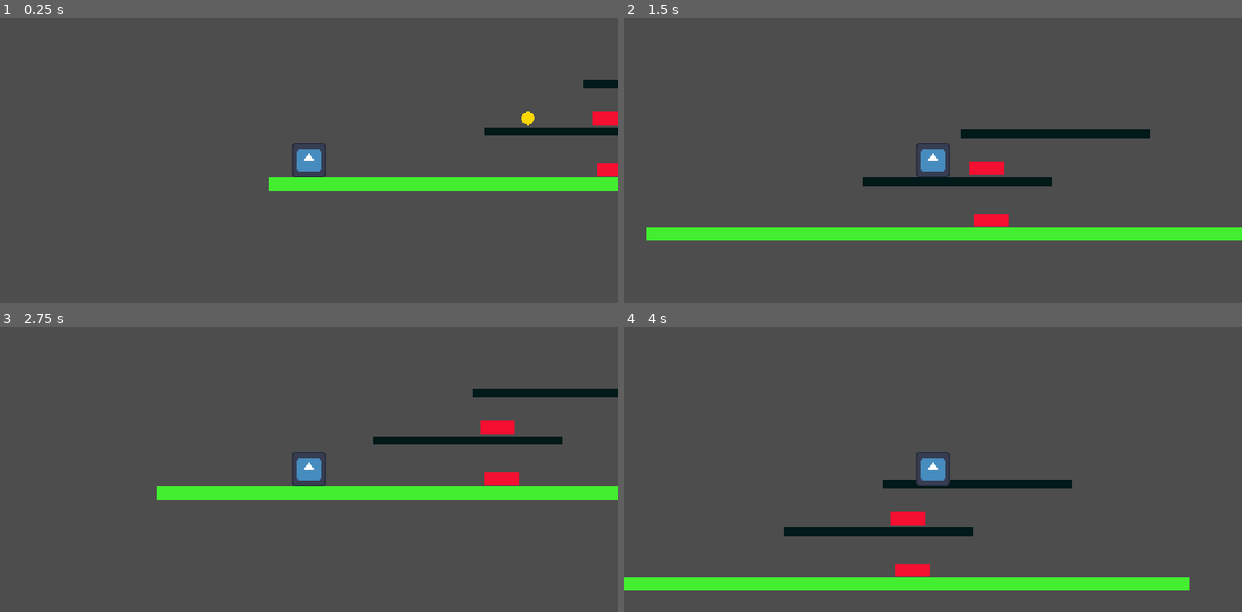
Above: before the commit, frames 1-4 (two rows, left to right).
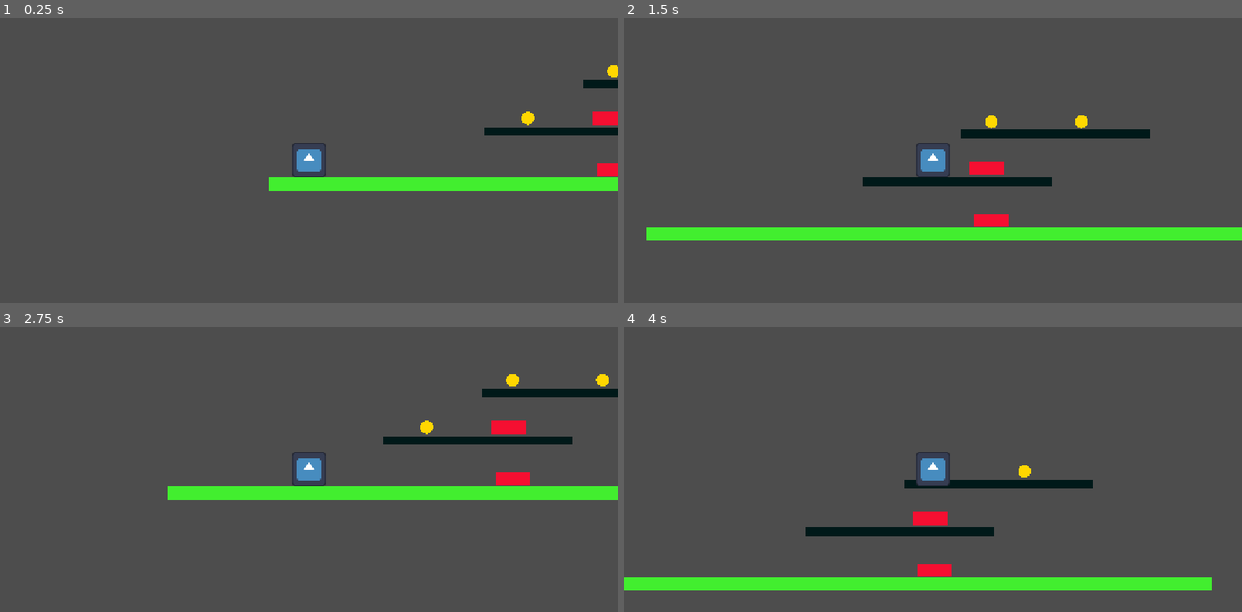
Above: after the commit, the same moments.

Repository: jarquafelmu/platformer-spike
Game: Godot game, scene res://scenes/root.tscn
Same seed, same stepped clock (60 frames per second), same inputs: the game is played once before the commit and once after it. The engine's default icon, where the game draws it, is replaced by a stand-in: a white triangle on a blue panel in a dark square.
Inputs:
- Up to frame 1 (0.25 s): no input
- Up to frame 2 (1.5 s): tap Enter at 0.5 s; hold D (move_right) from 0.53 s (still down); tap Space (jump) at 0.77 s
- Up to frame 3 (2.75 s): tap Space (jump) at 1.52 s; release D (move_right) at 2.03 s; hold A (move_left) from 2.03 s (still down)
- Up to frame 4 (4 s): release A (move_left) at 2.78 s; hold D (move_right) from 2.78 s (still down); tap Space (jump) at 3.02, 3.77 s

The runs differ from the first frame. In frame 1, less than 0.1% of the frame differs, in the area x 98-100%, y 16-21%; in frame 2, 0.1%; in frame 3, 0.8%; in frame 4, 1.3%, in the area x 25-96%, y 48-93%.

Commit message:
feat: add respawning collectible

Diff:
--- a/scenes/root.tscn
+++ b/scenes/root.tscn
@@ -42,3 +42,9 @@
 
 [node name="Collectible" parent="." unique_id=1606544099 instance=ExtResource("4_sqa0i")]
 position = Vector2(-24, 200)
+
+[node name="Collectible2" parent="." unique_id=734870289 instance=ExtResource("4_sqa0i")]
+position = Vector2(136, 112)
+
+[node name="Collectible3" parent="." unique_id=779373908 instance=ExtResource("4_sqa0i")]
+position = Vector2(304, 112)
--- a/scripts/character/player.gd
+++ b/scripts/character/player.gd
@@ -6,11 +6,8 @@
 @export var deceleration: float = 2_200.0
 @export var fall_limit: float = 800.0
 
-var spawn_position: Vector2
 var collectible_count: int = 0
-
-func _ready() -> void:
-	spawn_position = global_position
+var is_respawning: bool = false
 
 func _physics_process(delta: float) -> void:
 	if not is_on_floor():
@@ -35,8 +32,11 @@
 		reset_player()
 
 func reset_player() -> void:
-	global_position = spawn_position
-	velocity = Vector2.ZERO
+	if is_respawning:
+		return
+
+	is_respawning = true
+	get_tree().call_deferred("reload_current_scene")
 
 func collect_item(value: int) -> void:
 	collectible_count += value
